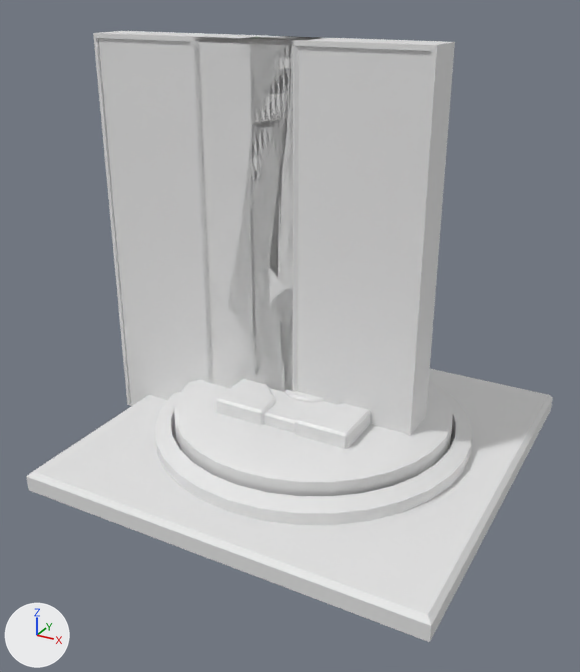
The Blender file Models/ExampleContent/examplecontent.blend as it was, and as the next commit left it.
The view is the same before and after, from a 50 mm camera at (1.83, -3.6, 2.47) aimed at (-0.09, -0.1, 0.72). Lighting does not change. The marker at lower left points along +X, +Y and +Z. The same objects are shown in both versions, whatever each file hides.

Objects in the first picture: 'SlidingDoor01', 'SlidingDoor02', 'SlidingDoor03', 'WeightedBox', 'WeightedButtonBase', 'WeightedButtonTop'.
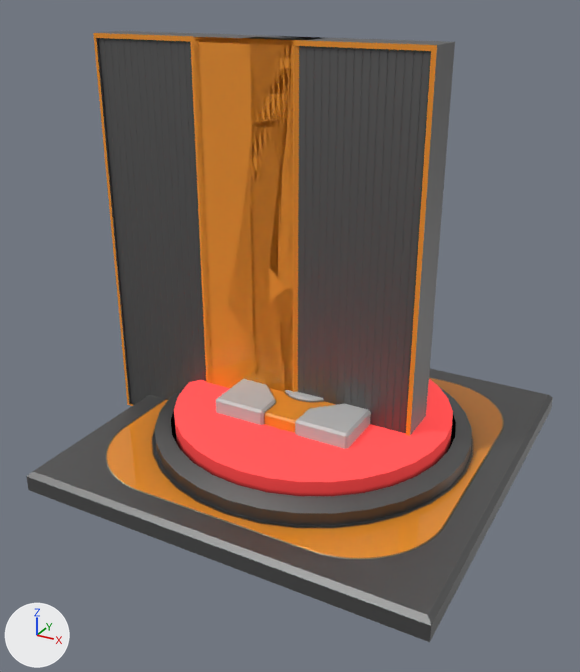
Changed parts and their boxes [x1, y1, x2, y2] in the pictures (580 x 672 px):
'WeightedButtonBase', surface changed: [26, 369, 553, 642] in both
'SlidingDoor02', surface changed: [93, 31, 320, 406] in both
'SlidingDoor01', surface changed: [193, 37, 455, 436] in both
'WeightedButtonTop', surface changed (white to red): [174, 379, 453, 496] in both
'SlidingDoor03', surface changed (grey to orange): [193, 34, 319, 392] in both
'WeightedBox', surface changed: [216, 379, 371, 449] in both

Patch to the scene script:
```diff
--- a/Models/ExampleContent/examplecontent.blend.py
+++ b/Models/ExampleContent/examplecontent.blend.py
@@ mat_slidingdoor01 @@
 mat_slidingdoor01 = bpy.data.materials.new('SlidingDoor01')
-# nodes: BsdfPrincipled, OutputMaterial
+# nodes: BsdfPrincipled, NormalMap, OutputMaterial, TexImage x5
+# uses the picture img_slidingdoor01_diffuse_png
+# uses the picture img_slidingdoor01_emisson_png
+# uses the picture img_slidingdoor01_metal_png
+# uses the picture img_slidingdoor01_normal_png
+# uses the picture img_slidingdoor01_roughness_png
@@ mat_slidingdoor02 @@
 mat_slidingdoor02 = bpy.data.materials.new('SlidingDoor02')
-# nodes: BsdfPrincipled, OutputMaterial
+# nodes: BsdfPrincipled, NormalMap, OutputMaterial, TexImage x5
+# uses the picture img_slidingdoor02_diffuse_png
+# uses the picture img_slidingdoor02_emisson_png
+# uses the picture img_slidingdoor02_metal_png
+# uses the picture img_slidingdoor02_normal_png
+# uses the picture img_slidingdoor02_roughness_png
@@ mat_slidingdoor03 @@
 mat_slidingdoor03 = bpy.data.materials.new('SlidingDoor03')
-# nodes: BsdfPrincipled, OutputMaterial
+# nodes: BsdfPrincipled, NormalMap, OutputMaterial, TexImage x5
+# uses the picture img_slidingdoor03_diffuse_png
+# uses the picture img_slidingdoor03_emisson_png
+# uses the picture img_slidingdoor03_metal_png
+# uses the picture img_slidingdoor03_normal_png
+# uses the picture img_slidingdoor03_roughness_png
@@ mat_weightedbox @@
 n0 = _N.new('ShaderNodeBsdfPrincipled'); n0.name = 'Principled BSDF'
 n1 = _N.new('ShaderNodeOutputMaterial'); n1.name = 'Material Output'
+n2 = _N.new('ShaderNodeTexImage'); n2.name = 'Image Texture'
+n2.image = img_weightedbox_diffuse_png
+n3 = _N.new('ShaderNodeTexImage'); n3.name = 'Image Texture.002'
+n3.image = img_weightedbox_metal_png
+n4 = _N.new('ShaderNodeTexImage'); n4.name = 'Image Texture.003'
+n4.image = img_weightedbox_roughness_png
 _L.new(n0.outputs[0], n1.inputs[0])  # 'BSDF' to 'Surface'
+_L.new(n2.outputs[0], n0.inputs[0])  # 'Color' to 'Base Color'
+_L.new(n3.outputs[0], n0.inputs[1])  # 'Color' to 'Metallic'
+_L.new(n4.outputs[0], n0.inputs[2])  # 'Color' to 'Roughness'
@@ mat_weightedbutton @@
 mat_weightedbutton = bpy.data.materials.new('WeightedButton')
-# nodes: BsdfPrincipled, OutputMaterial
+# nodes: BsdfPrincipled, NormalMap, OutputMaterial, TexImage x5
+# uses the picture img_pushbutton_metal_png
+# uses the picture img_pushbutton_normal_png
+# uses the picture img_pushbutton_roughness_png
+# uses the picture img_weightedbutton_diffuse_png
+# uses the picture img_weightedbutton_emisson_png
```
